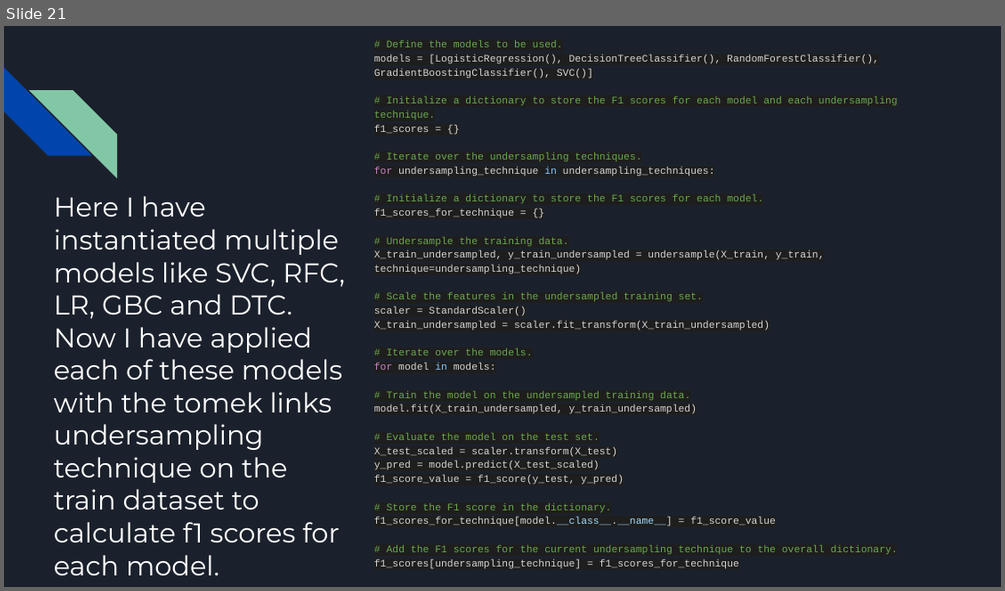
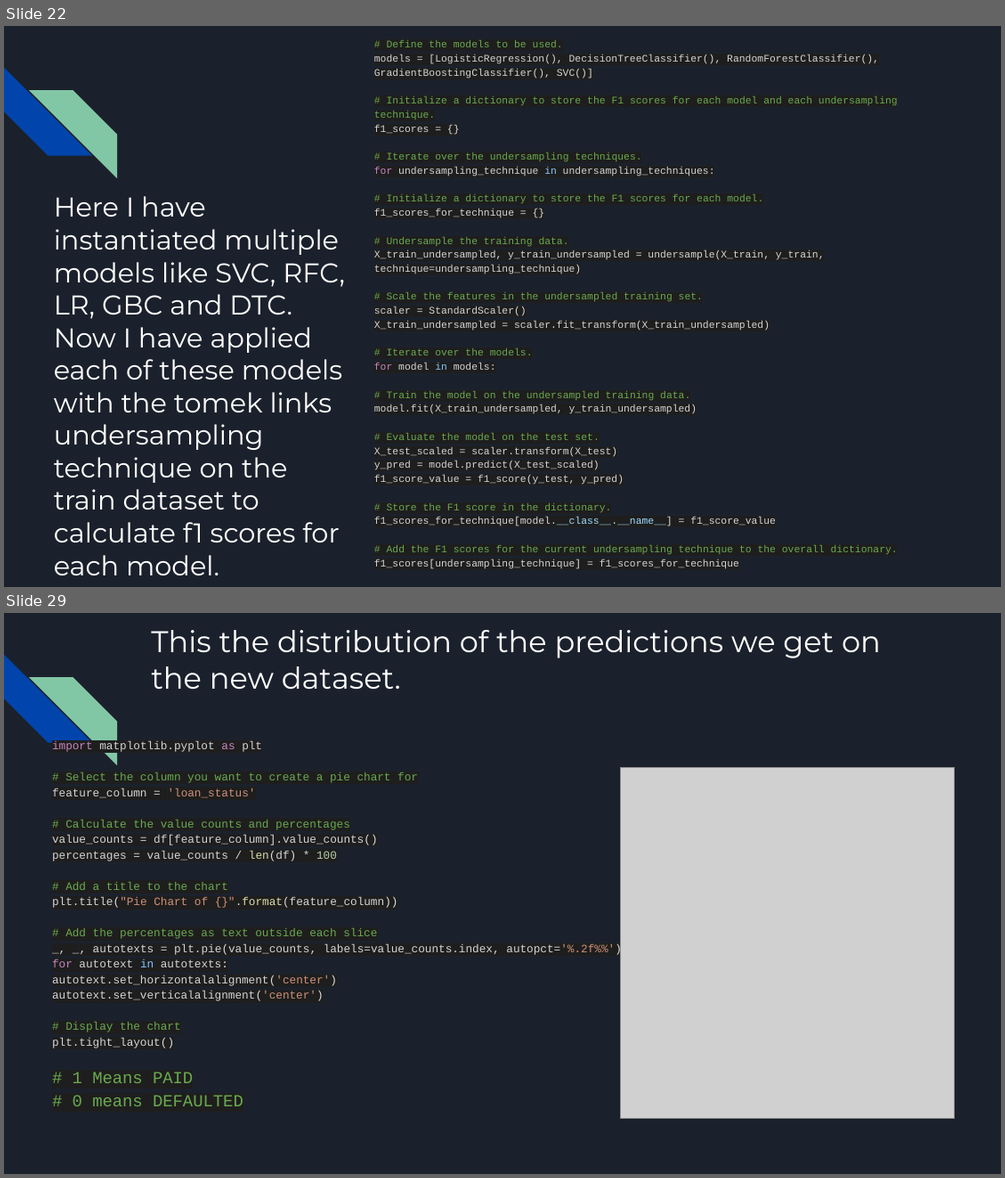
Before and after one commit to TheRocker1212/Hackathon_KH, a slide deck: Loan Repayment Assessment in Banking.pptx. Shown one above the other, each under a label of ours: slide 21 before the commit, slides 22 and 29 after it; the slides between them are not shown. The pictures are 1005x591 and 1005x1178 pixels, drawn with LibreOffice and Linux fonts; fonts in the diff are those of the drawing; grey boxes stand for pictures. Boxes give left, top, right and bottom in pixels: in the first picture for what was removed or moved away, otherwise in the second. Text is boxed around its words. In the diff, an @@ line names an element or a change of style, - is before the commit and + after.

```diff
--- a/Loan Repayment Assessment in Banking.pptx
+++ b/Loan Repayment Assessment in Banking.pptx
@@ slide 29 added at <box>4,613,1001,1174</box>, background #1B212C; not listed: 2 template elements that a slide beside it also shows @@
@@ title added at <box>151,630,881,689</box>, 21.6 pt, text #FFFFFF @@
+This the distribution of the predictions we get on the new dataset.
@@ text added at <box>52,741,622,1106</box>, 8.1 pt, text #D4D4D4 @@
+import matplotlib.pyplot as plt
+# Select the column you want to create a pie chart for
+feature_column = 'loan_status'
+# Calculate the value counts and percentages
+value_counts = df[feature_column].value_counts()
+percentages = value_counts / len(df) * 100
+# Add a title to the chart
+plt.title("Pie Chart of {}".format(feature_column))
+# Add the percentages as text outside each slice
+_, _, autotexts = plt.pie(value_counts, labels=value_counts.index, autopct='%.2f%%')
+for autotext in autotexts:
+autotext.set_horizontalalignment('center')
+autotext.set_verticalalignment('center')
+# Display the chart
+plt.tight_layout()
+# 1 Means PAID
+# 0 means DEFAULTED
@@ picture added at <box>621,768,955,1119</box> @@
@@ what was slide 21 is now slide 22 @@
```
Also in this commit, not shown: 1 slide changed, 8 other slides added, 3 slides removed.
